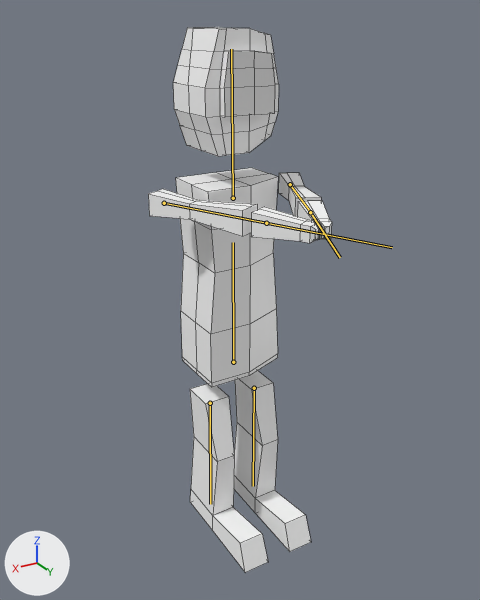
Two versions of the FBX model Assets/PlayerModel.fbx, one commit apart.
Camera for both pictures: a 50 mm camera at (7.4, 12.64, 12.38) aimed at (0.38, 0.93, 6.52). The lights are fixed; the arrows at lower left show +X, +Y and +Z. Both versions are drawn at frame 1 of the action 'Armature|Shoot'; the numbers are the values there. The bones that bend it are drawn over the model as lines. Mesh edges are drawn as thin lines.
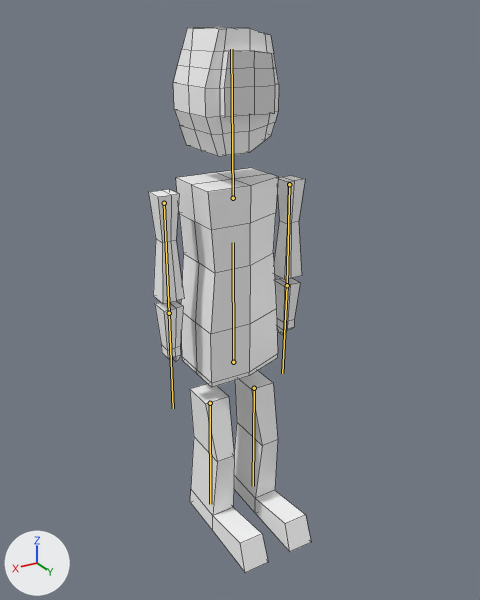
Pixel boxes (x1, y1, x2, y2) of what changed, in the pictures (480 x 600 px):
'Cube.002', posed (12% narrower)
    before: (148, 27, 332, 573)
    after: (149, 27, 311, 573)
bone 'LeftHand1', root to tip
    before: (290, 184) to (310, 212)
    after: (289, 184) to (287, 285)
bone 'RightHand2.001', root to tip
    before: (164, 203) to (266, 223)
    after: (164, 203) to (169, 313)

What the commit changed:
Bone 'LeftHand1' (bone_lefthand1) turns from (2, -1, -115) to (-89, -2, -90) degrees about its own x, y and z.
Bone 'RightHand2.001' (bone_righthand2_001) turns from (0, 0, -115) to (90, 0, -90) degrees about its own x, y and z.
